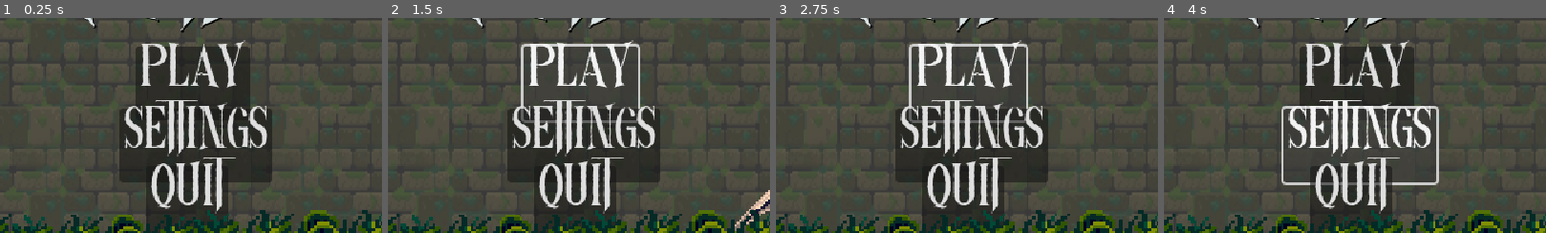
Above: before the commit, frames 1-4 (left to right).
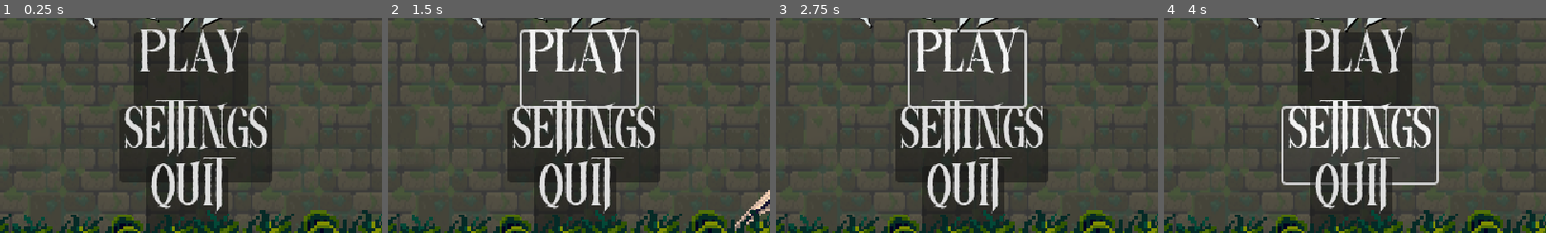
Above: after the commit, the same moments.

Repository: jnbaum/wraithlight
Game: Godot game, scene res://Levels/control.tscn
Two runs of this game, one before a commit and one after it. Both use one fixed random seed, a clock stepped at 60 frames per second and the inputs below.
Inputs:
- Up to frame 1 (0.25 s): no input
- Up to frame 2 (1.5 s): click "Play" at 0.5 s; click "Play" at 1.25 s
- Up to frame 3 (2.75 s): hold D (move_right) from 2.03 s (still down); tap Space (jump) at 2.27 s
- Up to frame 4 (4 s): release D (move_right) at 2.75 s; click "Settings" at 2.75 s; hold D (move_right) from 3.53 s (still down)
The pictures show only the part of the screen within x 23-73%, y 29-79%; the shares and areas given below are measured in that part.

The runs differ from the first frame. In frame 1, 4.0% of the frame differs, in the area x 35-66%, y 3-43%; in frame 2, 4.1%, in the area x 34-66%, y 3-49%; in frame 3, 4.1%; in frame 4, 3.8%.

Commit message:
Finished settings page. Needs functionality. Started script.

Diff:
--- a/wraithlight/Levels/control.tscn
+++ b/wraithlight/Levels/control.tscn
@@ -88,7 +88,7 @@
 [sub_resource type="RectangleShape2D" id="RectangleShape2D_stomh"]
 size = Vector2(2.06543, 2.66649)
 
-[node name="Control" type="Control"]
+[node name="OpenScene" type="Control"]
 layout_mode = 3
 anchors_preset = 15
 anchor_right = 1.0
@@ -176,10 +176,10 @@
 
 [node name="PlayButton" type="Button" parent="."]
 layout_mode = 0
-offset_left = 265.0
-offset_top = 123.0
-offset_right = 361.0
-offset_bottom = 185.0
+offset_left = 264.0
+offset_top = 111.0
+offset_right = 360.0
+offset_bottom = 173.0
 theme_override_fonts/font = ExtResource("7_05tpf")
 theme_override_font_sizes/font_size = 40
 text = "Play"
--- /dev/null
+++ b/wraithlight/settings.gd
@@ -0,0 +1,11 @@
+extends Node2D
+
+
+# Called when the node enters the scene tree for the first time.
+func _ready() -> void:
+	pass # Replace with function body.
+
+
+# Called every frame. 'delta' is the elapsed time since the previous frame.
+func _process(delta: float) -> void:
+	pass
--- /dev/null
+++ b/wraithlight/settings.tscn
@@ -0,0 +1,75 @@
+[gd_scene load_steps=5 format=3 uid="uid://c5mj4eb8vldh"]
+
+[ext_resource type="Texture2D" uid="uid://bqxnqdfsimxhw" path="res://Assets/Background2.png" id="1_4250a"]
+[ext_resource type="Script" path="res://settings.gd" id="1_qhr8d"]
+[ext_resource type="FontFile" uid="uid://dsl5awgy80aev" path="res://NightsideDemoRegular.ttf" id="2_xknt6"]
+[ext_resource type="Texture2D" uid="uid://03810icbqeyi" path="res://Assets/Mute.png" id="3_bebjg"]
+
+[node name="Node2D" type="Node2D"]
+script = ExtResource("1_qhr8d")
+
+[node name="Camera2D" type="Camera2D" parent="."]
+
+[node name="Background2" type="Sprite2D" parent="."]
+position = Vector2(1, 21)
+texture = ExtResource("1_4250a")
+
+[node name="ColorRect" type="ColorRect" parent="."]
+offset_left = -441.0
+offset_top = -217.0
+offset_right = 379.0
+offset_bottom = 204.0
+color = Color(0.294118, 0.294118, 0.294118, 0.772549)
+
+[node name="Logo" type="Label" parent="."]
+offset_left = -237.0
+offset_top = -148.0
+offset_right = 209.0
+offset_bottom = -27.0
+theme_override_fonts/font = ExtResource("2_xknt6")
+theme_override_font_sizes/font_size = 91
+text = "WraithLight"
+
+[node name="Music" type="Label" parent="."]
+offset_left = -221.0
+offset_top = -41.0
+offset_right = -126.0
+offset_bottom = 13.0
+theme_override_fonts/font = ExtResource("2_xknt6")
+theme_override_font_sizes/font_size = 40
+text = "Music"
+
+[node name="HSlider" type="HSlider" parent="."]
+offset_left = -78.0
+offset_top = -33.0
+offset_right = 154.0
+offset_bottom = -17.0
+
+[node name="CheckBox" type="CheckBox" parent="."]
+offset_left = 172.0
+offset_top = -38.0
+offset_right = 196.0
+offset_bottom = -14.0
+
+[node name="Mute" type="Sprite2D" parent="."]
+position = Vector2(211, -26)
+scale = Vector2(0.115909, 0.122093)
+texture = ExtResource("3_bebjg")
+
+[node name="Button" type="Button" parent="."]
+offset_left = -46.0
+offset_top = 76.0
+offset_right = 47.0
+offset_bottom = 138.0
+theme_override_fonts/font = ExtResource("2_xknt6")
+theme_override_font_sizes/font_size = 40
+text = "Back"
+
+[node name="Quit" type="Button" parent="."]
+offset_left = -50.0
+offset_top = 138.0
+offset_right = 50.0
+offset_bottom = 206.0
+theme_override_fonts/font = ExtResource("2_xknt6")
+theme_override_font_sizes/font_size = 45
+text = "Quit"
Binary file added: wraithlight/Assets/Mute.png
Not shown, added: wraithlight/Assets/Mute.png.import
Not shown, added: wraithlight/set2AC3.tmp
Not shown, added: wraithlight/set2E37.tmp
Not shown, added: wraithlight/set60A3.tmp
Not shown, added: wraithlight/set865.tmp
